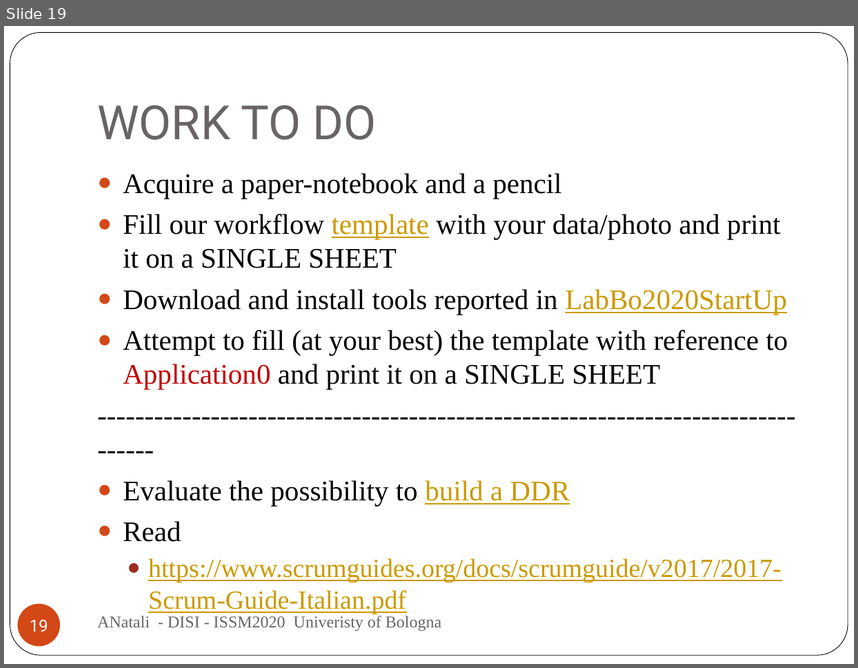
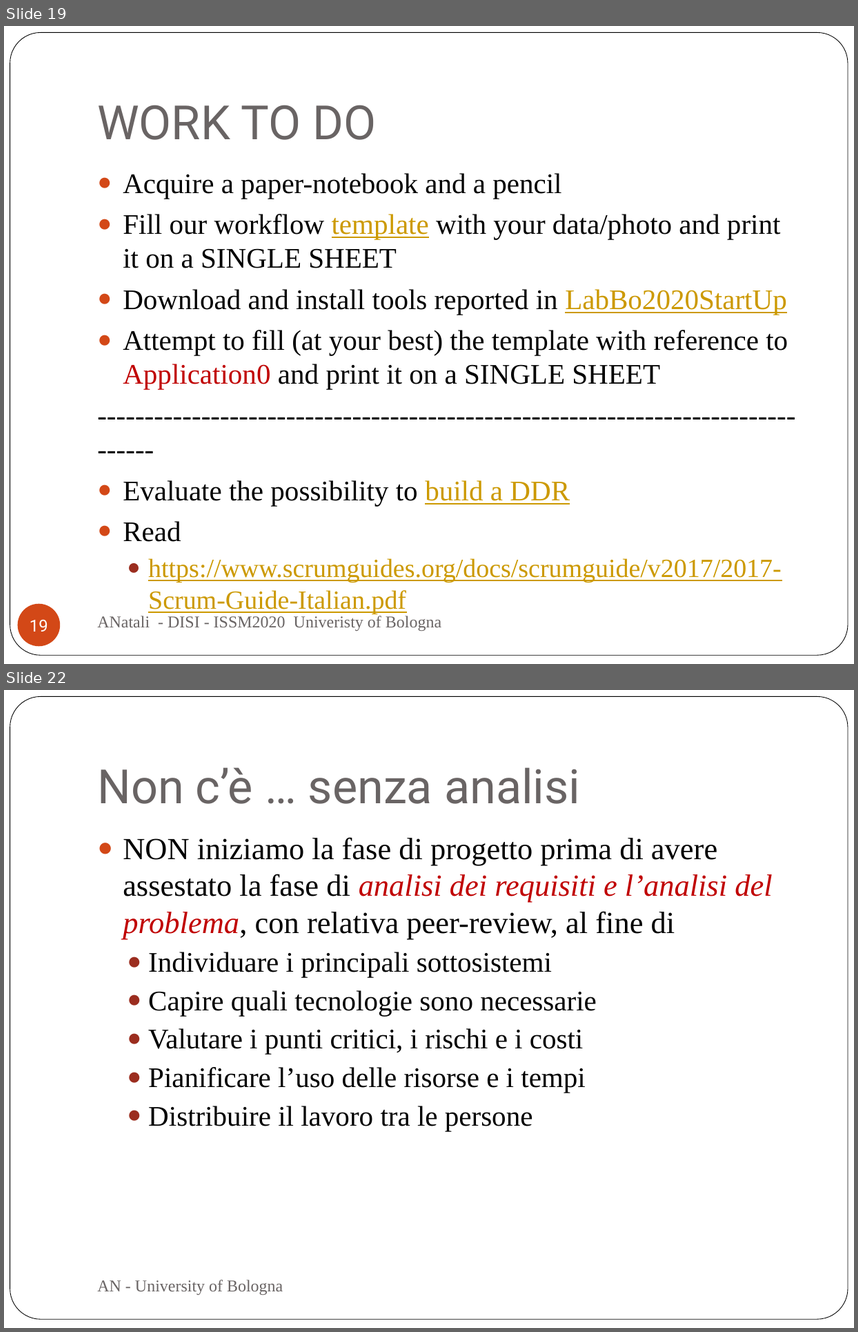
Before and after one commit to anatali/iss2020LabBo, a slide deck: it.unibo.issLabStart/userDocs/ISSM2020.pptx. Shown one above the other, each under a label of ours: slide 19 before the commit, slides 19 and 22 after it; the slides between them are not shown. The pictures are 858x668 and 858x1332 pixels, drawn with LibreOffice and Linux fonts; fonts in the diff are those of the drawing. Boxes give left, top, right and bottom in pixels: in the first picture for what was removed or moved away, otherwise in the second. Text is boxed around its words. In the diff, an @@ line names an element or a change of style, - is before the commit and + after.

```diff
--- a/it.unibo.issLabStart/userDocs/ISSM2020.pptx
+++ b/it.unibo.issLabStart/userDocs/ISSM2020.pptx
@@ slide 22 added at (4, 690, 854, 1328), background #FFFFFF; not listed: 1 template element that a slide beside it also shows @@
@@ title added at (97, 767, 580, 804), 40 pt, text #696464 @@
+Non c’è … senza analisi
@@ text added at (123, 837, 772, 1131), 24 pt, text #000000 @@
+● NON iniziamo la fase di progetto prima di avere assestato la fase di analisi dei requisiti e l’analisi del problema, con relativa peer-review, al fine di
+  ● Individuare i principali sottosistemi
+  ● Capire quali tecnologie sono necessarie
+  ● Valutare i punti critici, i rischi e i costi
+  ● Pianificare l’uso delle risorse e i tempi
+  ● Distribuire il lavoro tra le persone
@@ text added at (97, 1279, 283, 1294), 14 pt, text #696464 @@
+AN - University of Bologna
```
Also in this commit, not shown: 5 other slides added, 10 other files.
